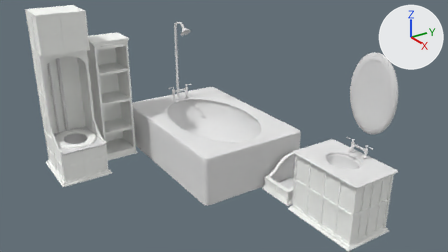
What one commit did to the Blender file Assets/models/house/floor02/bathroom_w/bathroom02g_furniture.blend.
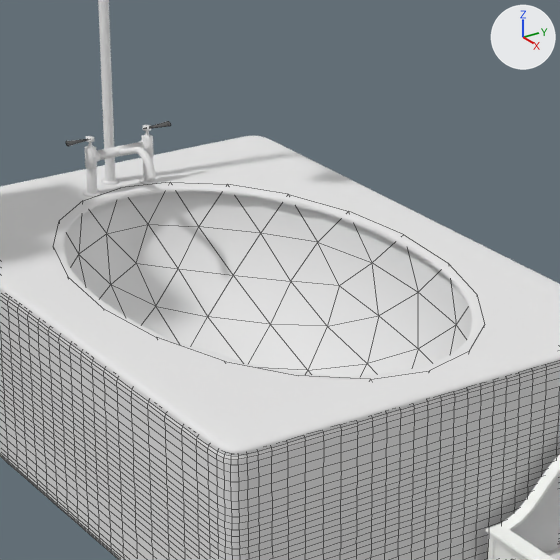
The first picture shows the older version from the file's camera 'Camera'. The close-ups show both versions on the part from 34% to 63% of the width and 22% to 73% of the height of that picture; other places that the commit changed are outside them. The axes (+X, +Y, +Z) are drawn at upper right. The lights are the same throughout. The close-ups show mesh edges as thin lines.

In view in the first close-up: 'foot_bath_top_trim', 'foot_bath_top_trim.001', 'new_tub_basin', 'shower_pipe', 'tub_base', 'tub_marble_top'.
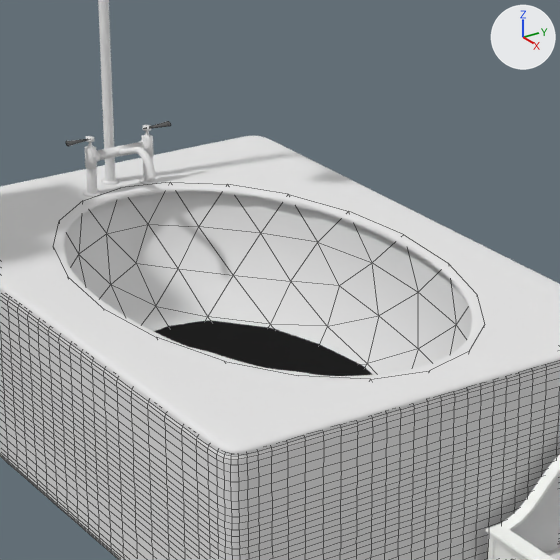
What the commit changed:
Mesh me_circle_010 is new.
It has 32 vertices, 1 face and spans x -2.52..2.52, y -1.94..1.94, z -0.39.
It uses material mat_black (black #202020).
Object 'bathtub_liquid' (ob_bathtub_liquid) is new; it shows me_circle_010.
Its parent is ob_bathtub.
Its matrix parent inverse is Matrix(((0.835, 0.0, 0.0, 2.803), (0.0, 1.0, 0.0, -2.33), (0.0, 0.0, 1.0, -0.138), (0.0, 0.0, 0.0, 1.0))).
Its location is (-3.231, 2.335, 1.178).

Changed parts and their boxes (x1, y1, x2, y2) in the close-ups (560 x 560 px):
'bathtub_liquid', added (black)
    after: (154, 320, 373, 376)
